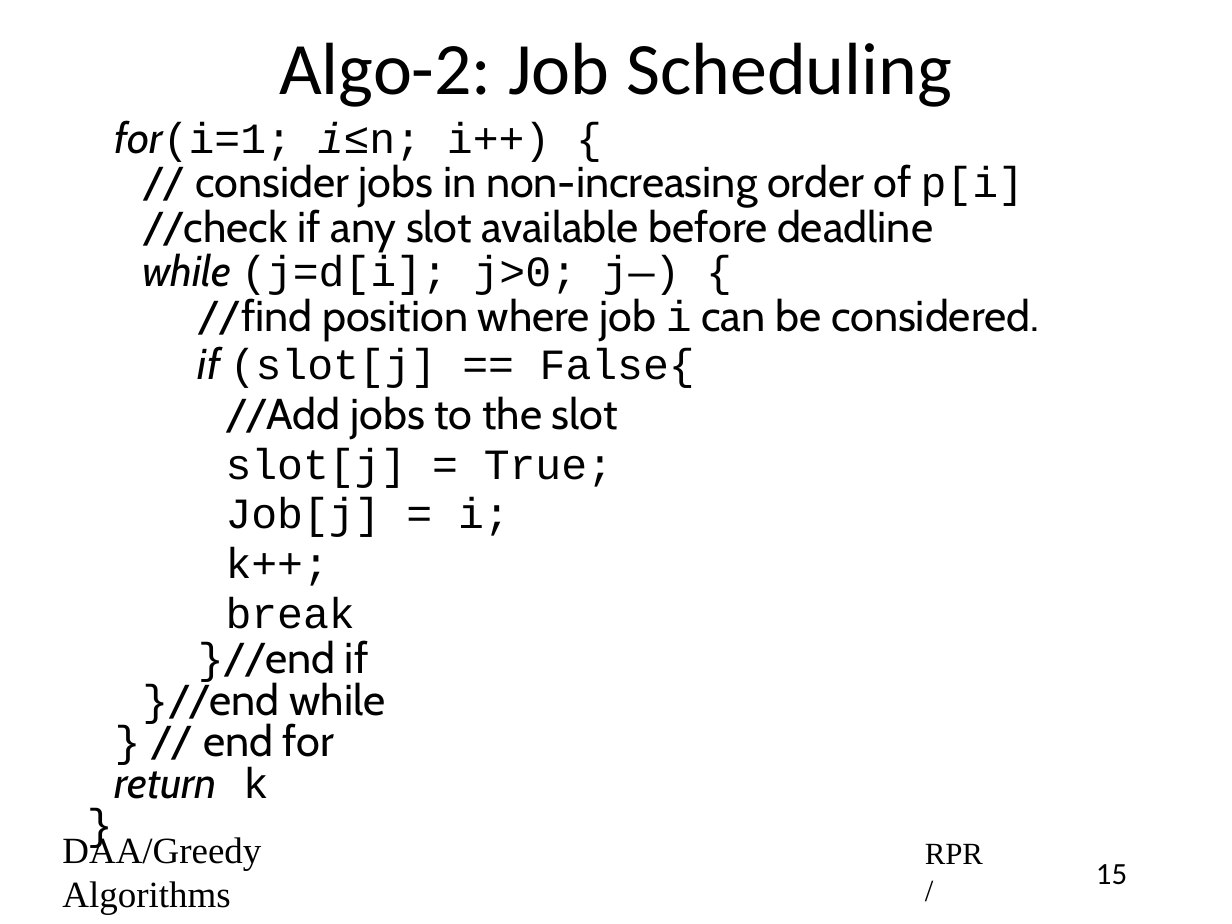
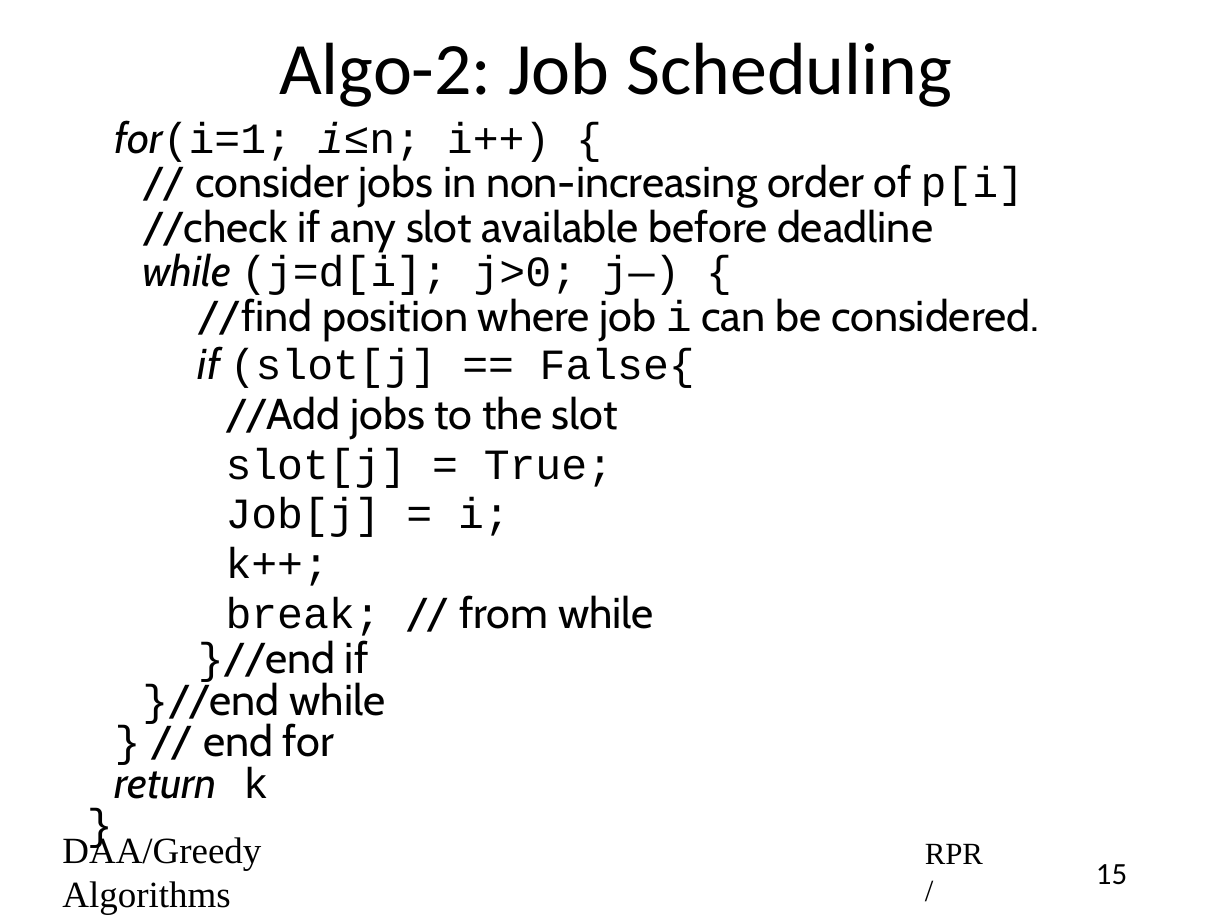
Before and after one commit to rprustagi/2019-17CS43-DAA, a slide deck: slide 15 of Slides-RPR/2019-H1-DAA-L23-Greedy-Algo-JobScheduling.pptx. Drawn at 1232x924 pixels with LibreOffice and Linux fonts; fonts in the diff are those of the drawing. Boxes give left, top, right and bottom in pixels: in the first picture for what was removed or moved away, otherwise in the second. Text is boxed around its words. In the diff, an @@ line names an element or a change of style, - is before the commit and + after.

```diff
--- a/Slides-RPR/2019-H1-DAA-L23-Greedy-Algo-JobScheduling.pptx
+++ b/Slides-RPR/2019-H1-DAA-L23-Greedy-Algo-JobScheduling.pptx
@@ text at (x1=226, y1=595, x2=654, y2=636): text changed; font Courier New to Cabin @@
-          break
+          break; // from while
```
Also in this commit, not shown: 4 other slides changed, 2 other files.
